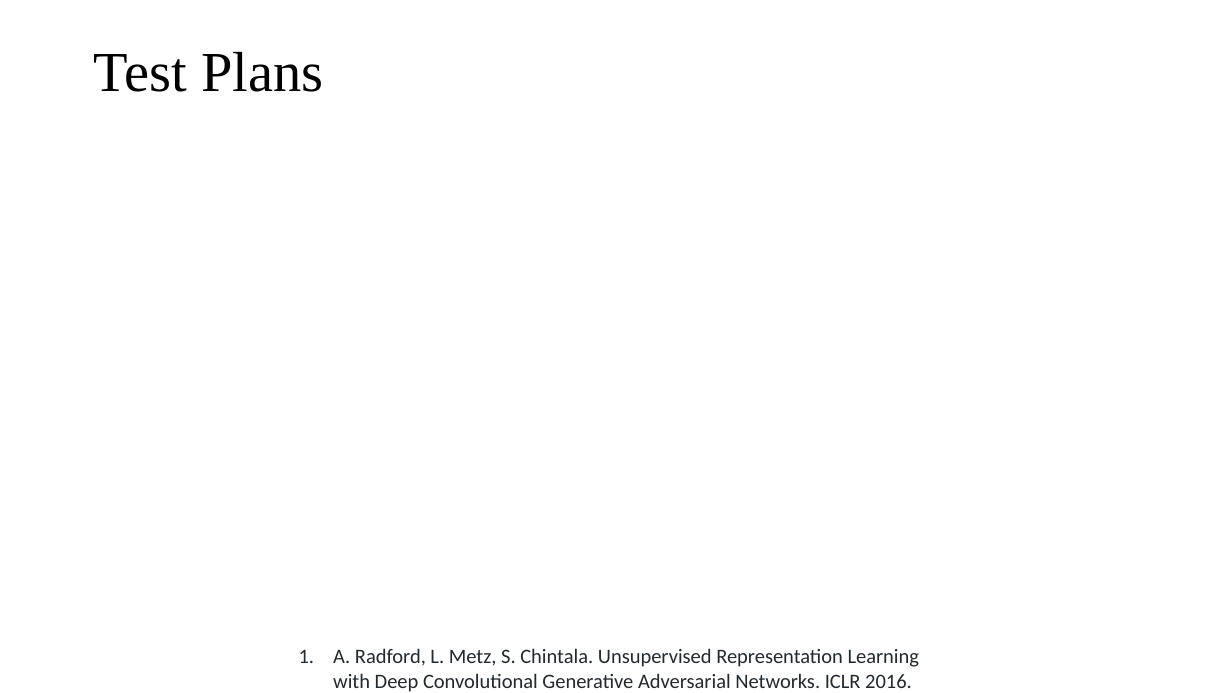
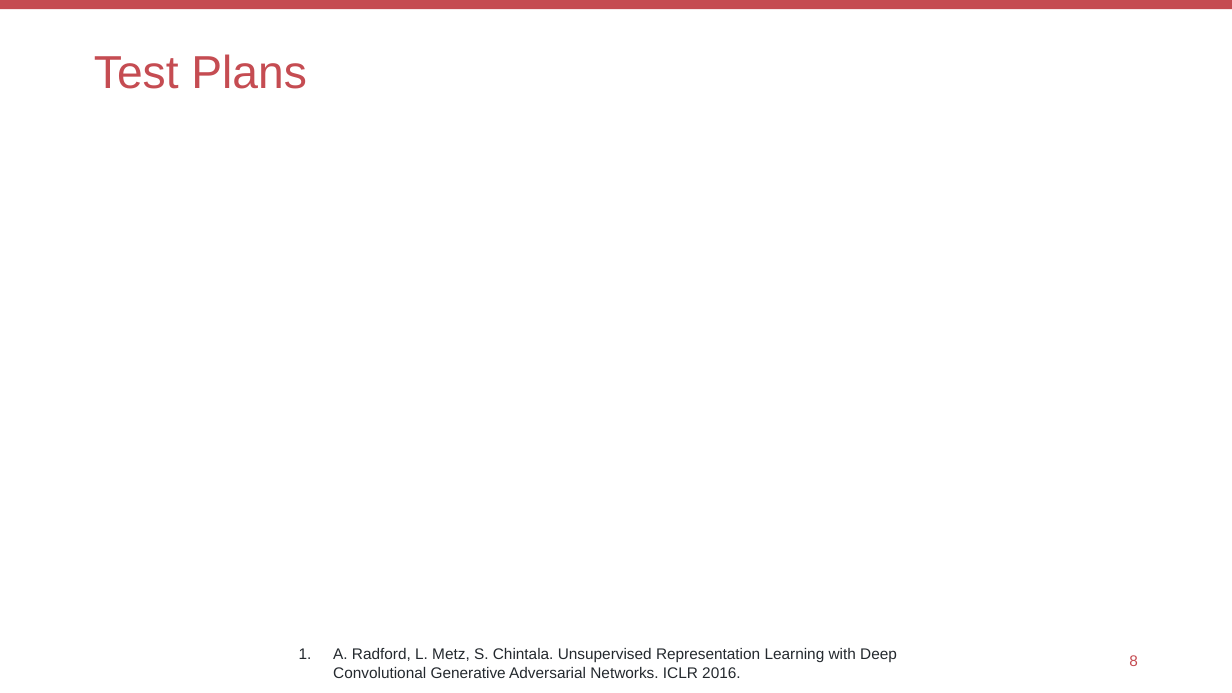
Before and after one commit to KevSr/GAN-study, a slide deck: slide 9 of GAN and MoG/FER and GANs.pptx. Drawn at 1232x693 pixels with LibreOffice and Linux fonts; fonts in the diff are those of the drawing; grey boxes stand for pictures. Boxes give left, top, right and bottom in pixels: in the first picture for what was removed or moved away, otherwise in the second. Text is boxed around its words. In the diff, an @@ line names an element or a change of style, - is before the commit and + after.

Commit message:
changed font and template

```diff
--- a/GAN and MoG/FER and GANs.pptx
+++ b/GAN and MoG/FER and GANs.pptx
@@ rectangle added at (x1=0, y1=0, x2=1232, y2=9), fill #C54C52 @@
@@ title "Test Plans" at (x1=94, y1=54, x2=306, y2=89): size 44 to 36 pt, font Times New Roman to Arial, text colour #000000 to #C54C52 @@
@@ text "A. Radford, L. Metz, S. ..." at (x1=333, y1=648, x2=897, y2=678): size 16 to 12 pt, font Calibri to Arial @@
@@ page number added at (x1=1129, y1=655, x2=1138, y2=666), 12 pt, text #C54C52 @@
+8
```
Also in this commit, not shown: 15 other slides changed.
